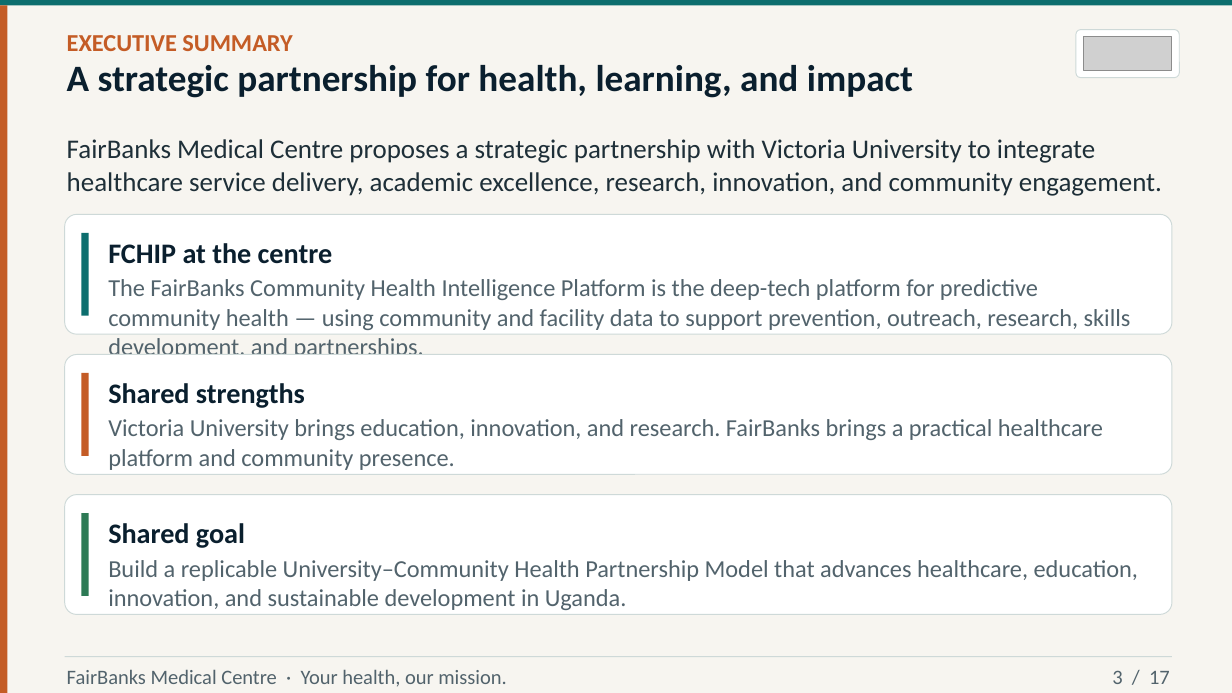
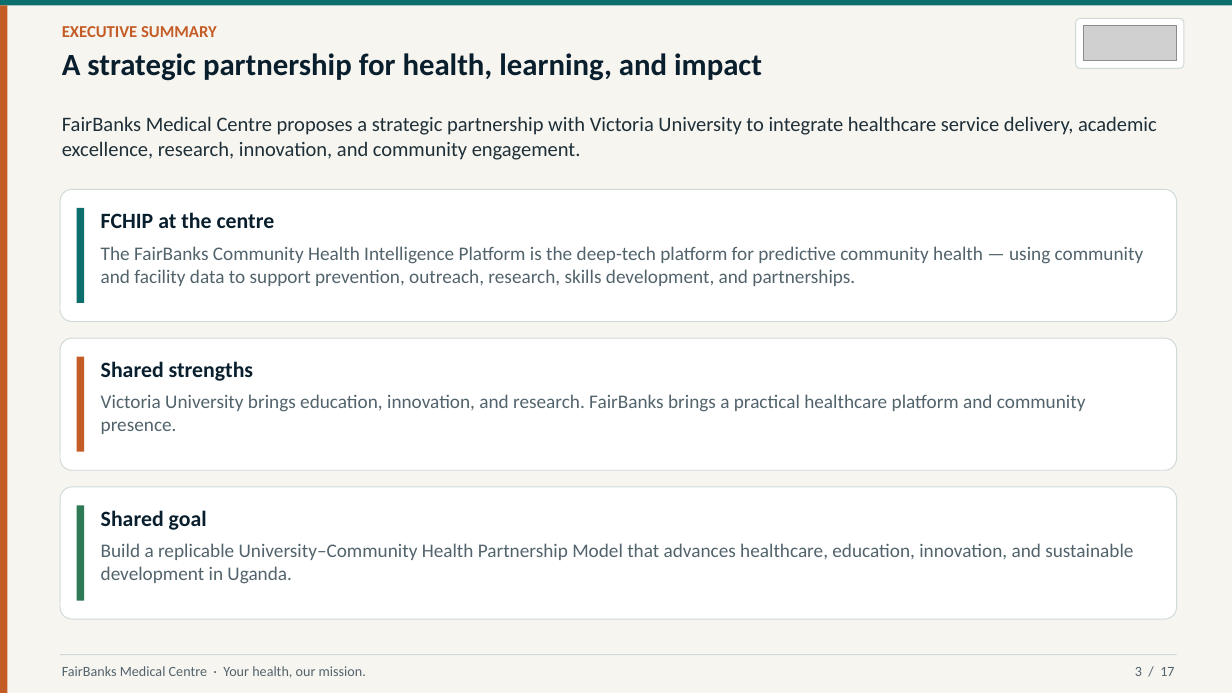
Before and after one commit to WASSWA2624/fairbanks, a slide deck: slide 3 of victoria/documents/victoria_ppt.pptx. Drawn at 1232x693 pixels with LibreOffice and Linux fonts; fonts in the diff are those of the drawing; grey boxes stand for pictures. Boxes give left, top, right and bottom in pixels: in the first picture for what was removed or moved away, otherwise in the second. Text is boxed around its words. In the diff, an @@ line names an element or a change of style, - is before the commit and + after.

Commit message:
Refine Victoria University partnership proposal script and PowerPoint presentation. Updated layout dimensions, improved text formatting, and clarified branding details. Adjusted spacing and margins for better readability, and revised function names for consistency. Enhanced error messages for missing assets.

```diff
--- a/victoria/documents/victoria_ppt.pptx
+++ b/victoria/documents/victoria_ppt.pptx
@@ text "EXECUTIVE SUMMARY" at <box>62,26,217,37</box>: size 19 to 13 pt @@
@@ rounded rectangle: place and size @@
-rounded rectangle at <box>1076,30,1179,78</box>
+rounded rectangle at <box>1076,18,1184,68</box>
@@ picture: place and size @@
-picture at <box>1083,37,1172,70</box>
+picture at <box>1083,26,1177,61</box>
@@ text "A strategic partnership for health, ...": place and size @@
-text "A strategic partnership for health, ..." at <box>67,65,913,98</box>
+text "A strategic partnership for health, ..." at <box>62,53,762,81</box>
@@ text "A strategic partnership for health, ..." at <box>62,53,762,81</box>: size 29 to 24 pt @@
@@ text "FairBanks Medical Centre proposes a ...": place and size @@
-text "FairBanks Medical Centre proposes a ..." at <box>67,139,1162,196</box>
+text "FairBanks Medical Centre proposes a ..." at <box>62,116,1157,160</box>
@@ text "FairBanks Medical Centre proposes a ..." at <box>62,116,1157,160</box>: size 21 to 16 pt @@
@@ proportions changed in 4 elements at <box>60,487,1177,619</box>, <box>60,338,1177,470</box>, <box>1076,18,1184,68</box>, <box>60,189,1177,322</box> @@
@@ rounded rectangle: place and size @@
-rounded rectangle at <box>65,214,1172,335</box>
+rounded rectangle at <box>60,189,1177,322</box>
@@ rectangle: place and size @@
-rectangle at <box>81,233,89,316</box>
+rectangle at <box>77,208,84,303</box>
@@ size 22 to 17 pt in 3 elements at <box>101,510,207,530</box>, <box>101,361,253,381</box>, <box>101,212,275,228</box> @@
@@ text "FCHIP at the centre": place and size @@
-text "FCHIP at the centre" at <box>108,243,332,264</box>
+text "FCHIP at the centre" at <box>101,212,275,228</box>
@@ size 19 to 15 pt in 3 elements at <box>101,543,1133,584</box>, <box>101,394,1086,434</box>, <box>101,246,1144,286</box> @@
@@ text "The FairBanks Community Health Intelligence ...": place and size @@
-text "The FairBanks Community Health Intelligence ..." at <box>108,279,1131,355</box>
+text "The FairBanks Community Health Intelligence ..." at <box>101,246,1144,286</box>
@@ rounded rectangle: place and size @@
-rounded rectangle at <box>65,355,1172,475</box>
+rounded rectangle at <box>60,338,1177,470</box>
@@ rectangle: place and size @@
-rectangle at <box>81,373,89,457</box>
+rectangle at <box>77,357,84,452</box>
@@ text "Shared strengths": place and size @@
-text "Shared strengths" at <box>108,383,305,408</box>
+text "Shared strengths" at <box>101,361,253,381</box>
@@ text "Victoria University brings education, innovation, ...": place and size @@
-text "Victoria University brings education, innovation, ..." at <box>108,419,1103,470</box>
+text "Victoria University brings education, innovation, ..." at <box>101,394,1086,434</box>
@@ rounded rectangle: place and size @@
-rounded rectangle at <box>65,494,1172,615</box>
+rounded rectangle at <box>60,487,1177,619</box>
@@ rectangle: place and size @@
-rectangle at <box>81,513,89,596</box>
+rectangle at <box>77,506,84,601</box>
@@ text "Shared goal": place and size @@
-text "Shared goal" at <box>108,523,245,548</box>
+text "Shared goal" at <box>101,510,207,530</box>
@@ text "Build a replicable University–Community Health ...": place and size @@
-text "Build a replicable University–Community Health ..." at <box>108,560,1138,610</box>
+text "Build a replicable University–Community Health ..." at <box>101,543,1133,584</box>
@@ rectangle: place and size @@
-rectangle at <box>65,656,1172,657</box>
+rectangle at <box>60,654,1177,655</box>
@@ text "FairBanks Medical Centre · Your ..." at <box>62,666,366,678</box>: size 16 to 11 pt @@
@@ text "3 / 17" at <box>1135,667,1174,676</box>: size 16 to 11 pt @@
@@ text "3 / 17": place and size @@
-text "3 / 17" at <box>1112,670,1170,684</box>
+text "3 / 17" at <box>1135,667,1174,676</box>
```
Also in this commit, not shown: 16 other slides changed, 1 other file.
